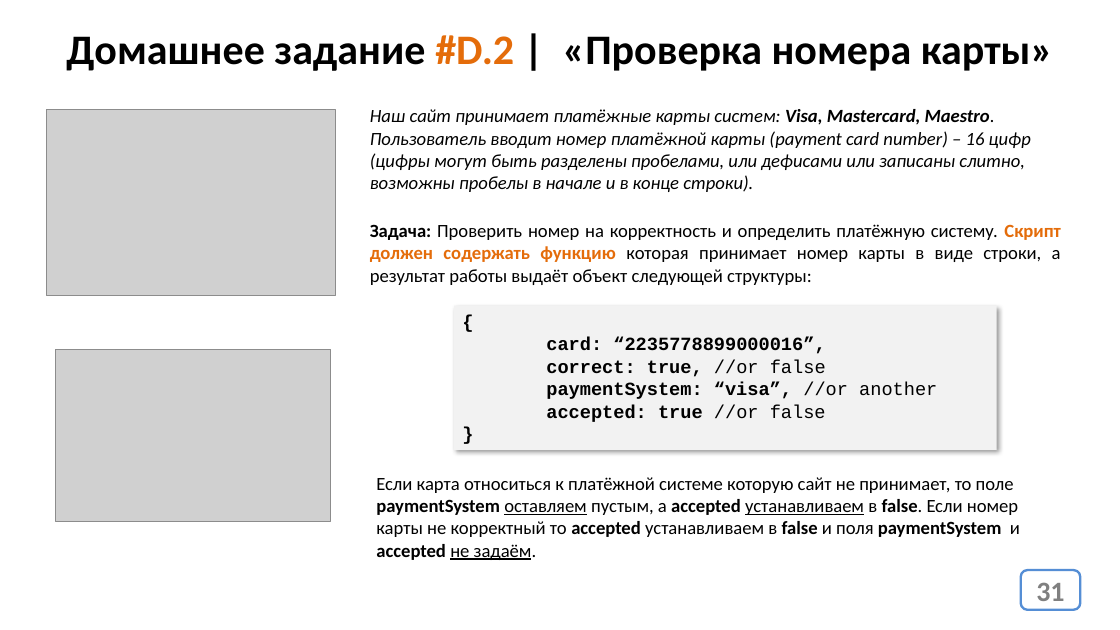
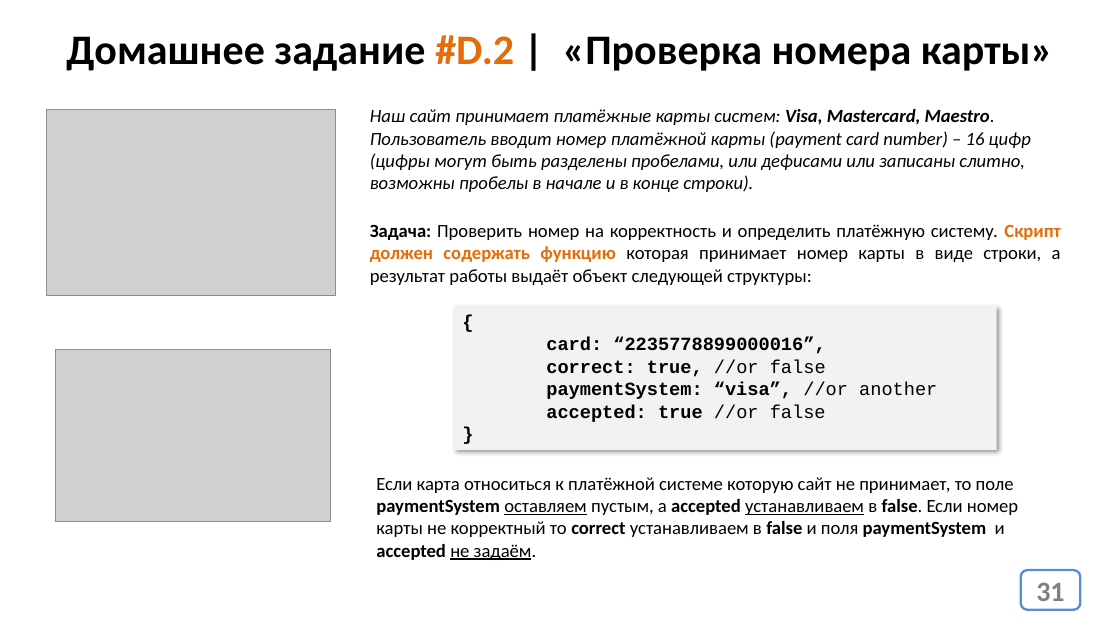
Before and after one commit to js-10-ort-dnipro/lesson04, a slide deck: slide 31 of lesson04.pptx. Drawn at 1120x630 pixels with LibreOffice and Linux fonts; fonts in the diff are those of the drawing; grey boxes stand for pictures. Boxes give left, top, right and bottom in pixels: in the first picture for what was removed or moved away, otherwise in the second. Text is boxed around its words. In the diff, an @@ line names an element or a change of style, - is before the commit and + after.

```diff
--- a/lesson04.pptx
+++ b/lesson04.pptx
@@ text at [376, 477, 1018, 560]: text changed @@
-Если карта относиться к платёжной системе которую сайт не принимает, то поле paymentSystem оставляем пустым, а accepted устанавливаем в false. Если номер карты не корректный то accepted устанавливаем в false и поля paymentSystem и accepted не задаём.
+Если карта относиться к платёжной системе которую сайт не принимает, то поле paymentSystem оставляем пустым, а accepted устанавливаем в false. Если номер карты не корректный то correct устанавливаем в false и поля paymentSystem и accepted не задаём.
```
Also in this commit, not shown: 1 other file.
